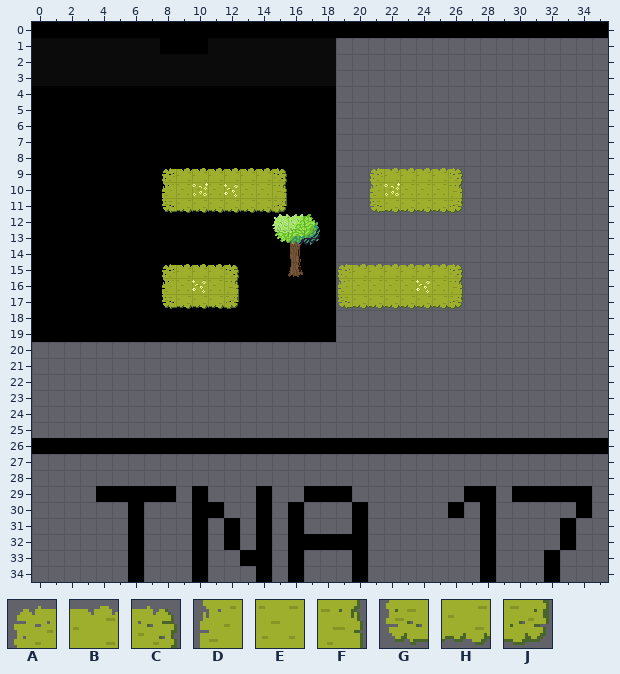
Tiled map, stored at res/worlds/intro.tmx. This is how it looked before the edit.
Cells are 16x16 px. Shown: x 0..35, y 0..34.
Key: from "Tileset": A 542, B 543, C 544, D 602, E 603, F 604, G 662, H 663, J 664.
_ is an empty cell.
Layers that did not change in this view are not listed.
Layer "Background #2" before, first column x 0:
 0 ____________________________________
 1 ____________________________________
 2 ____________________________________
 3 ____________________________________
 4 ____________________________________
 5 ____________________________________
 6 ____________________________________
 7 ____________________________________
 8 ____________________________________
 9 ________ABBBBBBC_____ABBBBC_________
10 ________DEEEEEEF_____DEEEEF_________
11 ________GHHHHHHJ_____GHHHHJ_________
12 ____________________________________
13 ____________________________________
14 ____________________________________
15 ________ABBBC______ABBBBBBC_________
16 ________DEEEF______DEEEEEEF_________
17 ________GHHHJ______GHHHHHHJ_________
18 ____________________________________
19 ____________________________________
20 ____________________________________
21 ____________________________________
22 ____________________________________
23 ____________________________________
24 ____________________________________
25 ____________________________________
26 ____________________________________
27 ____________________________________
28 ____________________________________
29 ____________________________________
30 ____________________________________
31 ____________________________________
32 ____________________________________
33 ____________________________________
34 ____________________________________
Once edited:
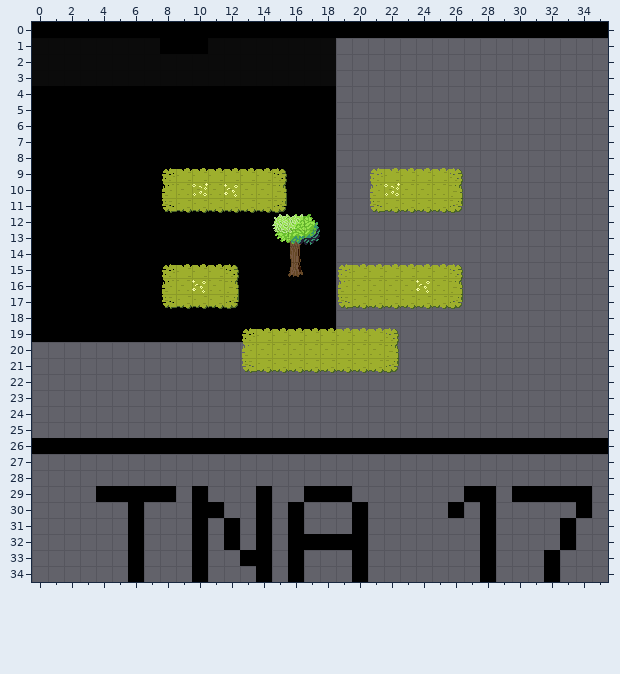
Change:
Layer "Background #2":
There is now tile A in row 19 at x 13.
There is now tile B in row 19 at x 14 to 21.
There is now tile C in row 19 at x 22.
There is now tile D in row 20 at x 13.
There is now tile E in row 20 at x 14 to 21.
There is now tile F in row 20 at x 22.
There is now tile G in row 21 at x 13.
There is now tile H in row 21 at x 14 to 21.
There is now tile J in row 21 at x 22.
Changed places in both pictures, as pixel boxes (x1, y1, x2, y2):
added: (242, 328, 399, 373)
